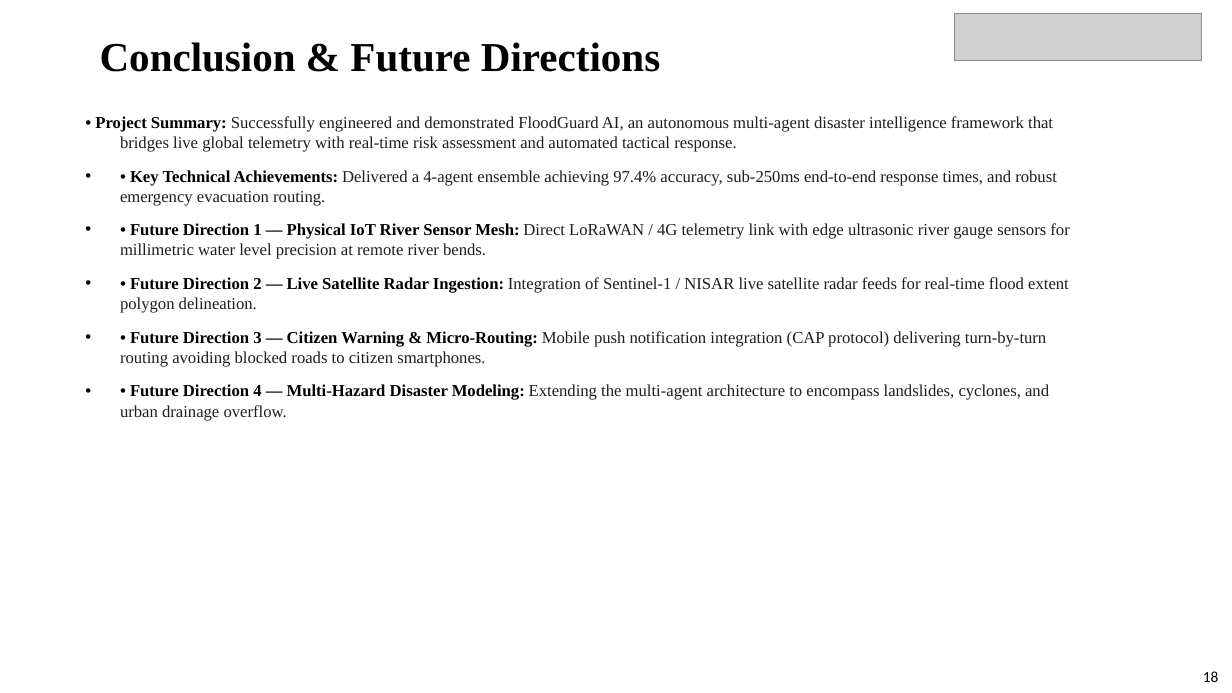
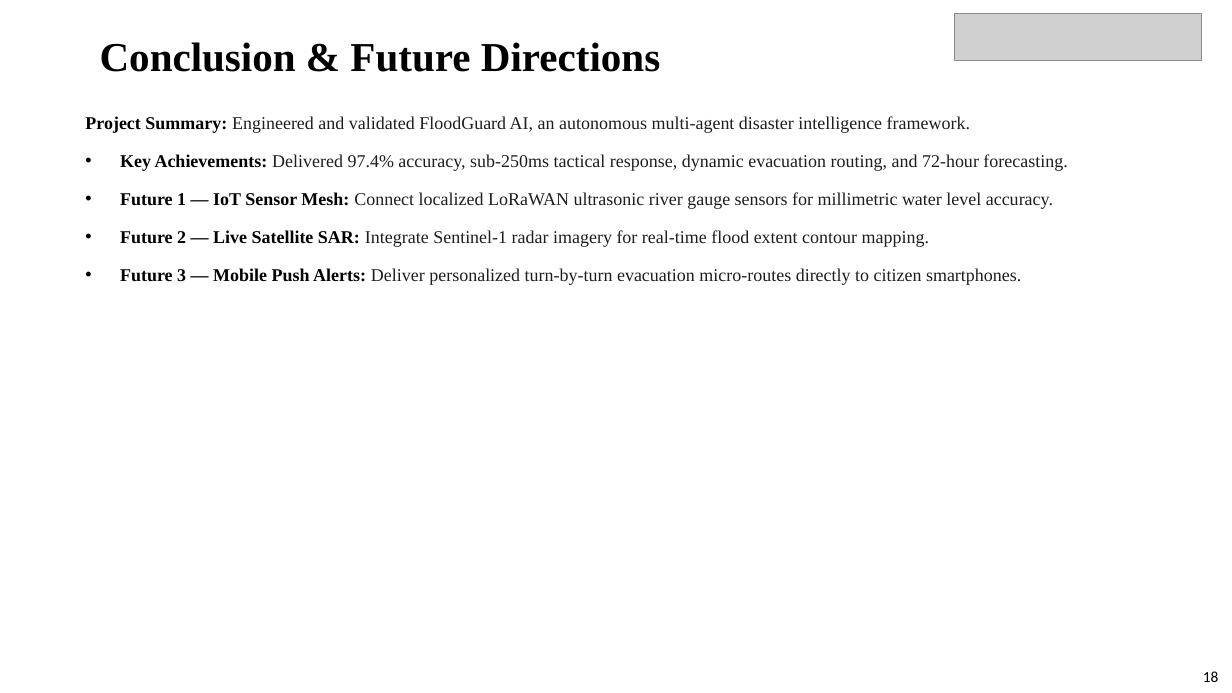
Before and after one commit to Prajwalbaligidad/floodGuard, a slide deck: slide 18 of Design_Project_Presentation_MultiAgent_AI.pptx. Drawn at 1232x693 pixels with LibreOffice and Linux fonts; fonts in the diff are those of the drawing; grey boxes stand for pictures. Boxes give left, top, right and bottom in pixels: in the first picture for what was removed or moved away, otherwise in the second. Text is boxed around its words. In the diff, an @@ line names an element or a change of style, - is before the commit and + after.

```diff
--- a/Design_Project_Presentation_MultiAgent_AI.pptx
+++ b/Design_Project_Presentation_MultiAgent_AI.pptx
@@ text at bbox=[85, 116, 1067, 285]: text changed; size 13 to 14 pt @@
-• Project Summary: Successfully engineered and demonstrated FloodGuard AI, an autonomous multi-agent disaster intelligence framework that bridges live global telemetry with real-time risk assessment and automated tactical response.
-• • Key Technical Achievements: Delivered a 4-agent ensemble achieving 97.4% accuracy, sub-250ms end-to-end response times, and robust emergency evacuation routing.
-• • Future Direction 1 — Physical IoT River Sensor Mesh: Direct LoRaWAN / 4G telemetry link with edge ultrasonic river gauge sensors for millimetric water level precision at remote river bends.
-• • Future Direction 2 — Live Satellite Radar Ingestion: Integration of Sentinel-1 / NISAR live satellite radar feeds for real-time flood extent polygon delineation.
-• • Future Direction 3 — Citizen Warning & Micro-Routing: Mobile push notification integration (CAP protocol) delivering turn-by-turn routing avoiding blocked roads to citizen smartphones.
-• • Future Direction 4 — Multi-Hazard Disaster Modeling: Extending the multi-agent architecture to encompass landslides, cyclones, and urban drainage overflow.
+Project Summary: Engineered and validated FloodGuard AI, an autonomous multi-agent disaster intelligence framework.
+• Key Achievements: Delivered 97.4% accuracy, sub-250ms tactical response, dynamic evacuation routing, and 72-hour forecasting.
+• Future 1 — IoT Sensor Mesh: Connect localized LoRaWAN ultrasonic river gauge sensors for millimetric water level accuracy.
+• Future 2 — Live Satellite SAR: Integrate Sentinel-1 radar imagery for real-time flood extent contour mapping.
+• Future 3 — Mobile Push Alerts: Deliver personalized turn-by-turn evacuation micro-routes directly to citizen smartphones.
```
Also in this commit, not shown: 19 other slides changed, 5 other files.
